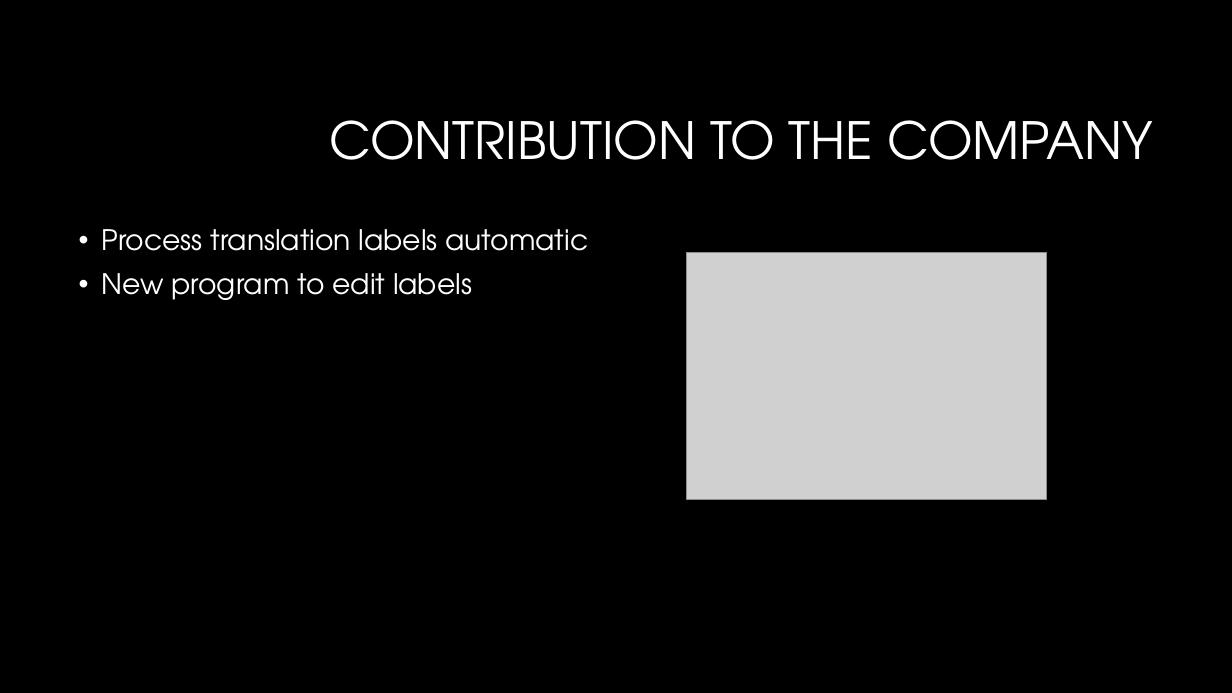
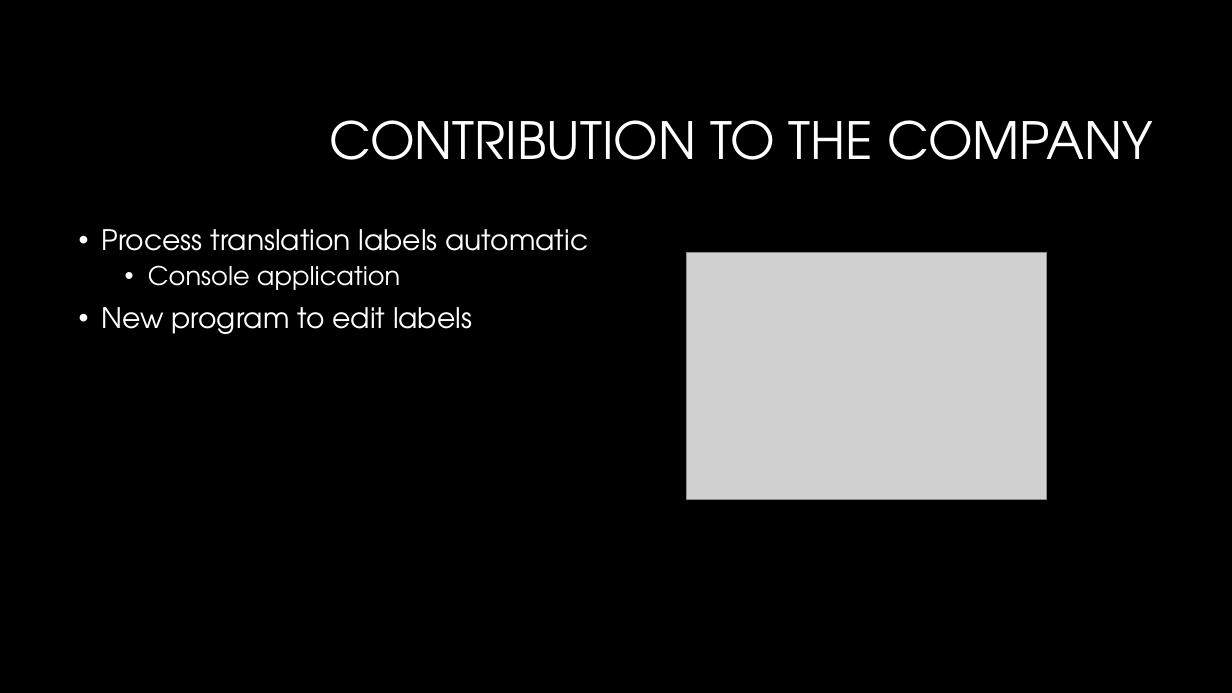
Before and after one commit to InternVI/VIDocuments, a slide deck: slide 8 of Presentation/Internship_Oscar_Veldman.pptx. Drawn at 1232x693 pixels with LibreOffice and Linux fonts; fonts in the diff are those of the drawing; grey boxes stand for pictures; background and template pictures are left out. Boxes give left, top, right and bottom in pixels: in the first picture for what was removed or moved away, otherwise in the second. Text is boxed around its words. In the diff, an @@ line names an element or a change of style, - is before the commit and + after.

```diff
--- a/Presentation/Internship_Oscar_Veldman.pptx
+++ b/Presentation/Internship_Oscar_Veldman.pptx
@@ text at [148, 265, 400, 290]: paragraph added @@
+  • Console application
```
Also in this commit, not shown: 1 other slide changed, 6 other files.
